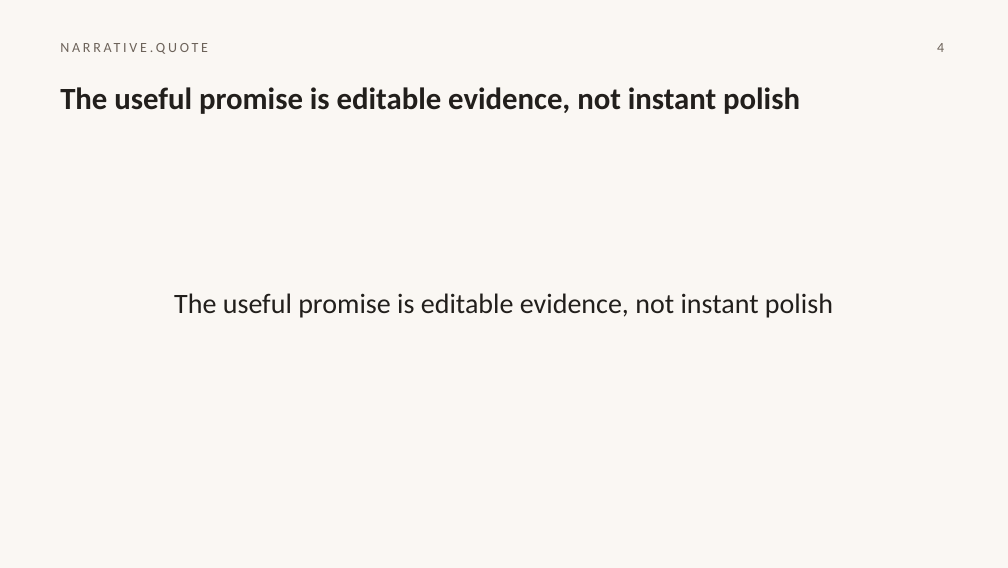
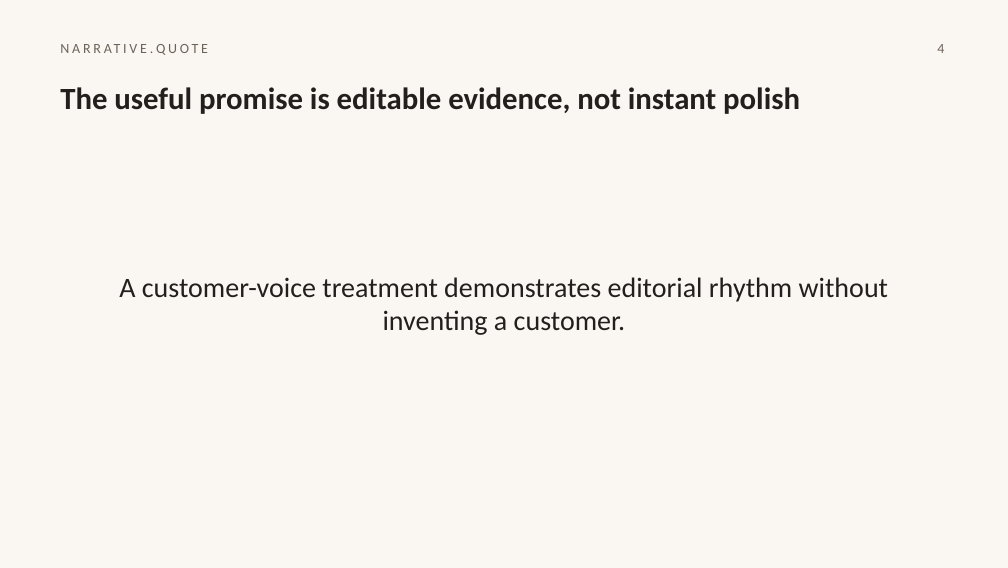
Before and after one commit to HomenShum/NodeSlide, a slide deck: slide 4 of outputs/atlas-v3-native/roundtrip-ppt.pptx. Drawn at 1008x568 pixels with LibreOffice and Linux fonts; fonts in the diff are those of the drawing. Boxes give left, top, right and bottom in pixels: in the first picture for what was removed or moved away, otherwise in the second. Text is boxed around its words. In the diff, an @@ line names an element or a change of style, - is before the commit and + after.

```diff
--- a/outputs/atlas-v3-native/roundtrip-ppt.pptx
+++ b/outputs/atlas-v3-native/roundtrip-ppt.pptx
@@ text at [119, 277, 888, 335]: text changed @@
-The useful promise is editable evidence, not instant polish
+A customer-voice treatment demonstrates editorial rhythm without inventing a customer.
```
Also in this commit, not shown: 30 other slides changed.
